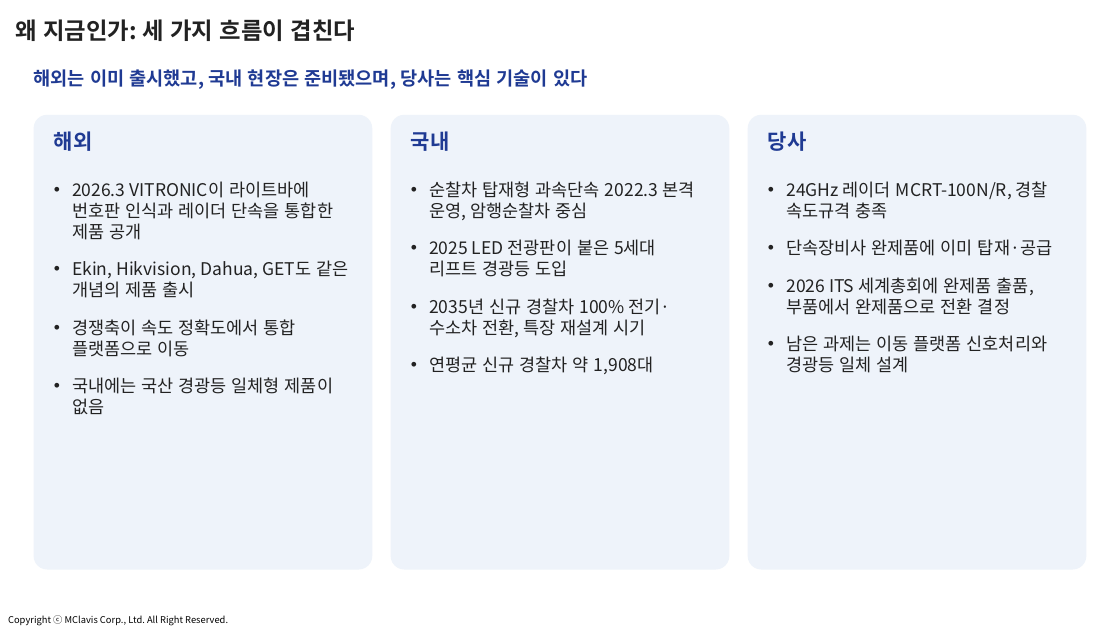
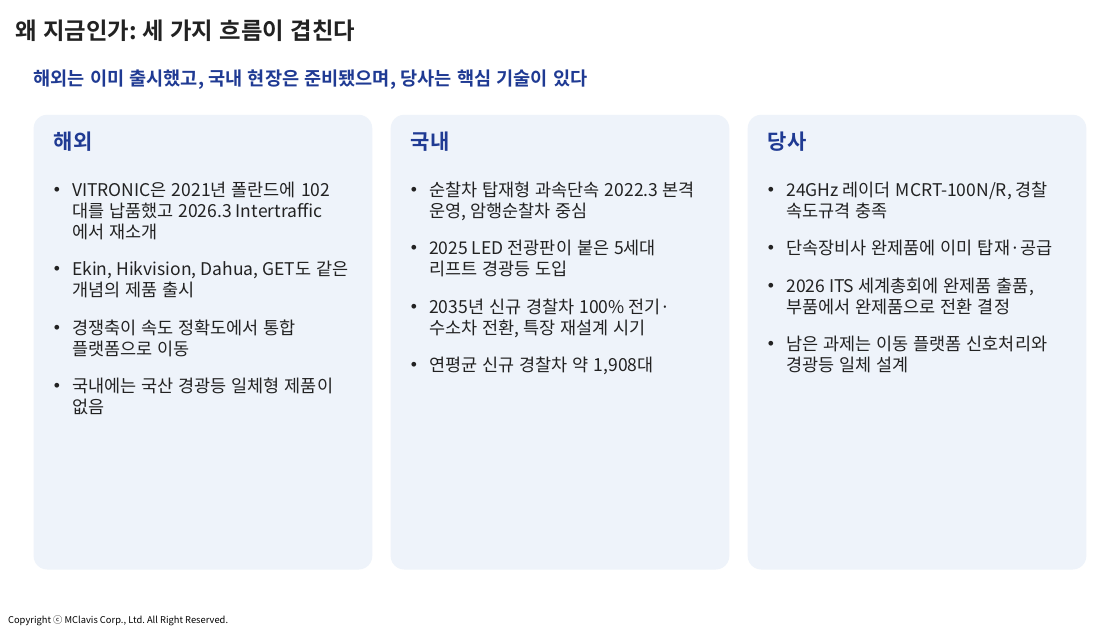
Before and after one commit to jangha-collab/jangha-kim, a slide deck: slide 3 of docs/사업계획서/2026-10_스마트경찰경광등_사업계획_과제제안.pptx. Drawn at 1120x630 pixels with LibreOffice and Linux fonts; fonts in the diff are those of the drawing; background and template pictures are left out. Boxes give left, top, right and bottom in pixels: in the first picture for what was removed or moved away, otherwise in the second. Text is boxed around its words. In the diff, an @@ line names an element or a change of style, - is before the commit and + after.

```diff
--- a/docs/사업계획서/2026-10_스마트경찰경광등_사업계획_과제제안.pptx
+++ b/docs/사업계획서/2026-10_스마트경찰경광등_사업계획_과제제안.pptx
@@ text at (72,181,296,240): text changed @@
-• 2026.3 VITRONIC이 라이트바에 번호판 인식과 레이더 단속을 통합한 제품 공개
+• VITRONIC은 2021년 폴란드에 102대를 납품했고 2026.3 Intertraffic에서 재소개
```
Also in this commit, not shown: 8 other slides changed, 2 slides added, 17 other files.
